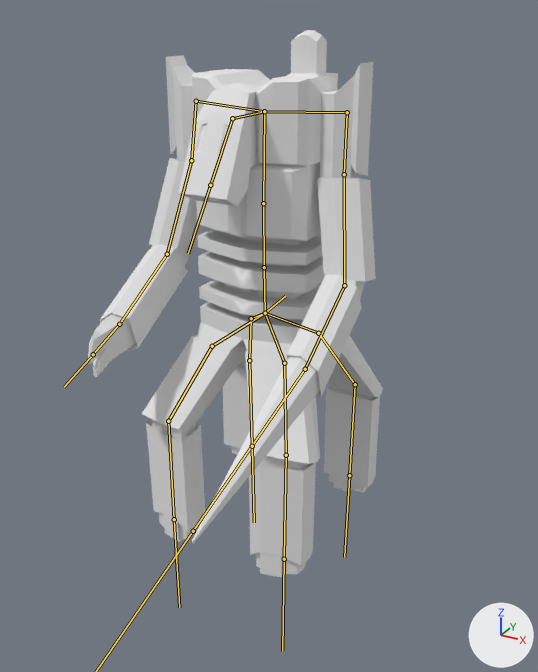
Two versions of the Blender file OutsideResources/Objects/Guard1.blend, one commit apart.
Before and after are seen from a 50 mm lens placed at (2.78, -4.99, 4.16), pointed at (0.2, -0.3, 1.81). The axes (+X, +Y, +Z) are drawn at lower right. The lights are the same throughout. The bones that bend it are drawn over the model as lines.

In view in the first picture: 'Robot'.
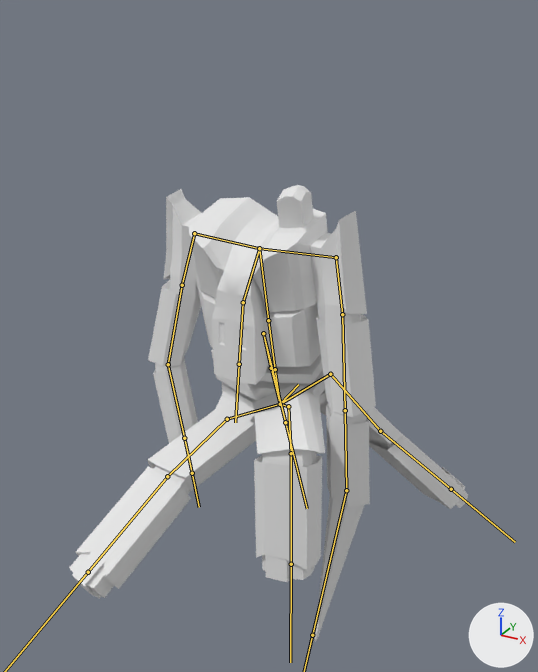
The newer file adds an action. The first version stands in its rest pose; the second is drawn at frame 55 of the action 'RobotDeath'.

Location of each change, [x1, y1, x2, y2] in pixels of the pictures (538 x 672 px):
```json
{"object": "Robot", "change": "posed", "before": [88, 30, 383, 577], "after": [69, 185, 468, 641], "on screen": "35% wider, 17% shorter"}
{"bone": "DefaultBone", "before": "(265, 313) to (285, 296)", "after": "(280, 404) to (298, 384)"}
{"bone": "Spine1", "before": "(265, 313) to (264, 267)", "after": "(280, 404) to (275, 369)"}
{"bone": "RightArm2", "before": "(196, 101) to (191, 160)", "after": "(194, 233) to (182, 285)"}
{"bone": "RightArm3", "before": "(191, 160) to (167, 254)", "after": "(182, 285) to (168, 364)"}
{"bone": "RightArm4", "before": "(167, 254) to (119, 324)", "after": "(168, 364) to (184, 438)"}
{"bone": "LeftArm2", "before": "(347, 112) to (344, 174)", "after": "(336, 257) to (342, 314)"}
{"bone": "LeftArm3", "before": "(344, 174) to (344, 285)", "after": "(342, 314) to (345, 410)"}
{"bone": "LeftArm4", "before": "(344, 285) to (305, 369)", "after": "(345, 410) to (346, 490)"}
{"bone": "Neck", "before": "(264, 111) to (232, 118)", "after": "(259, 248) to (243, 302)"}
{"bone": "Head", "before": "(232, 118) to (210, 185)", "after": "(243, 302) to (239, 364)"}
{"bone": "FrontLegLeft1", "before": "(265, 313) to (284, 363)", "after": "(280, 404) to (288, 406)"}
{"bone": "FrontLegLeft3", "before": "(286, 455) to (284, 559)", "after": "(291, 453) to (291, 564)"}
{"bone": "FrontLegRight1", "before": "(265, 313) to (212, 346)", "after": "(280, 404) to (227, 419)"}
{"bone": "FrontLegRight3", "before": "(168, 421) to (174, 519)", "after": "(167, 476) to (88, 572)"}
{"bone": "BackLegLeft1", "before": "(265, 313) to (318, 333)", "after": "(280, 404) to (330, 374)"}
{"bone": "BackLegLeft2", "before": "(318, 333) to (355, 384)", "after": "(330, 374) to (380, 431)"}
{"bone": "BackLegLeft3", "before": "(355, 384) to (349, 475)", "after": "(380, 431) to (451, 489)"}
{"bone": "BackLegRight1", "before": "(265, 313) to (251, 318)", "after": "(280, 404) to (271, 368)"}
{"bone": "BackLegRight2", "before": "(251, 318) to (249, 360)", "after": "(271, 368) to (263, 333)"}
{"bone": "BackLegRight3", "before": "(249, 360) to (252, 446)", "after": "(263, 333) to (285, 422)"}
```

The change, as JSON lines over the scene's bpy script:
```json
{"block": "bone_defaultbone", "where": "bone_defaultbone = bpy.data.objects['Armature'].pose.bones['DefaultBone']"}
{"op": "set", "path": "bone_defaultbone.location", "old": "(0.0, 0.0, 0.0)", "new": "(-1.002, 0.198, -0.064)"}
{"block": "bone_spine1", "where": "bone_spine1 = bpy.data.objects['Armature'].pose.bones['Spine1']  # child of 'DefaultBone'"}
{"op": "set", "path": "bone_spine1.rotation_quaternion", "old": "(1.0, 0.0, 0.0, 0.0)", "new": "(0.993, 0.115, -0.002, 0.0)", "note": "degrees (0, 0, 0) -> degrees (13, 0, 0)"}
{"block": "bone_rightarm2", "where": "bone_rightarm2 = bpy.data.objects['Armature'].pose.bones['RightArm2']  # child of 'RightArm1'"}
{"op": "set", "path": "bone_rightarm2.rotation_quaternion", "old": "(1.0, 0.0, 0.0, 0.0)", "new": "(0.983, 0.167, -0.045, -0.063)", "note": "degrees (0, 0, 0) -> degrees (20, -4, -8)"}
{"block": "bone_rightarm3", "where": "bone_rightarm3 = bpy.data.objects['Armature'].pose.bones['RightArm3']  # child of 'RightArm2'"}
{"op": "set", "path": "bone_rightarm3.rotation_quaternion", "old": "(1.0, 0.0, 0.0, 0.0)", "new": "(0.978, -0.171, -0.106, 0.051)", "note": "degrees (0, 0, 0) -> degrees (-21, -11, 8)"}
{"block": "bone_rightarm4", "where": "bone_rightarm4 = bpy.data.objects['Armature'].pose.bones['RightArm4']  # child of 'RightArm3'"}
{"op": "set", "path": "bone_rightarm4.rotation_quaternion", "old": "(1.0, 0.0, 0.0, 0.0)", "new": "(0.929, -0.332, -0.061, 0.153)", "note": "degrees (0, 0, 0) -> degrees (-39, -1, 19)"}
{"block": "bone_leftarm2", "where": "bone_leftarm2 = bpy.data.objects['Armature'].pose.bones['LeftArm2']  # child of 'LeftArm1'"}
{"op": "set", "path": "bone_leftarm2.rotation_quaternion", "old": "(1.0, 0.0, 0.0, 0.0)", "new": "(0.971, 0.167, 0.106, 0.136)", "note": "degrees (0, 0, 0) -> degrees (21, 9, 18)"}
{"block": "bone_leftarm3", "where": "bone_leftarm3 = bpy.data.objects['Armature'].pose.bones['LeftArm3']  # child of 'LeftArm2'"}
{"op": "set", "path": "bone_leftarm3.rotation_quaternion", "old": "(1.0, 0.0, 0.0, 0.0)", "new": "(0.956, -0.139, 0.162, -0.201)", "note": "degrees (0, 0, 0) -> degrees (-20, 15, -26)"}
{"block": "bone_leftarm4", "where": "bone_leftarm4 = bpy.data.objects['Armature'].pose.bones['LeftArm4']  # child of 'LeftArm3'"}
{"op": "set", "path": "bone_leftarm4.rotation_quaternion", "old": "(1.0, 0.0, 0.0, 0.0)", "new": "(0.928, -0.37, 0.018, 0.044)", "note": "degrees (0, 0, 0) -> degrees (-43, 4, 4)"}
{"block": "bone_neck", "where": "bone_neck = bpy.data.objects['Armature'].pose.bones['Neck']  # child of 'Spine3'"}
{"op": "set", "path": "bone_neck.rotation_quaternion", "old": "(1.0, 0.0, 0.0, 0.0)", "new": "(0.938, 0.348, 0.0, -0.004)", "note": "degrees (0, 0, 0) -> degrees (41, 0, 0)"}
{"block": "bone_head", "where": "bone_head = bpy.data.objects['Armature'].pose.bones['Head']  # child of 'Neck'"}
{"op": "set", "path": "bone_head.rotation_quaternion", "old": "(1.0, 0.0, 0.0, 0.0)", "new": "(0.976, -0.219, 0.0, 0.003)", "note": "degrees (0, 0, 0) -> degrees (-25, 0, 0)"}
{"block": "bone_frontlegleft1", "where": "bone_frontlegleft1 = bpy.data.objects['Armature'].pose.bones['FrontLegLeft1']  # child of 'DefaultBone'"}
{"op": "set", "path": "bone_frontlegleft1.rotation_quaternion", "old": "(1.0, 0.0, 0.0, 0.0)", "new": "(0.874, 0.407, 0.069, -0.256)", "note": "degrees (0, 0, 0) -> degrees (46, 19, -25)"}
{"block": "bone_frontlegleft3", "where": "bone_frontlegleft3 = bpy.data.objects['Armature'].pose.bones['FrontLegLeft3']  # child of 'FrontLegLeft2'"}
{"op": "set", "path": "bone_frontlegleft3.rotation_quaternion", "old": "(1.0, 0.0, 0.0, 0.0)", "new": "(0.891, -0.425, -0.063, 0.148)", "note": "degrees (0, 0, 0) -> degrees (-51, 1, 19)"}
{"block": "bone_frontlegright1", "where": "bone_frontlegright1 = bpy.data.objects['Armature'].pose.bones['FrontLegRight1']  # child of 'DefaultBone'"}
{"op": "set", "path": "bone_frontlegright1.rotation_quaternion", "old": "(1.0, 0.0, 0.0, 0.0)", "new": "(0.967, 0.23, 0.105, -0.044)", "note": "degrees (0, 0, 0) -> degrees (26, 13, -2)"}
{"block": "bone_frontlegright3", "where": "bone_frontlegright3 = bpy.data.objects['Armature'].pose.bones['FrontLegRight3']  # child of 'FrontLegRight2'"}
{"op": "set", "path": "bone_frontlegright3.rotation_quaternion", "old": "(1.0, 0.0, 0.0, 0.0)", "new": "(0.959, 0.272, 0.076, -0.019)", "note": "degrees (0, 0, 0) -> degrees (32, 9, 0)"}
{"block": "bone_backlegleft1", "where": "bone_backlegleft1 = bpy.data.objects['Armature'].pose.bones['BackLegLeft1']  # child of 'DefaultBone'"}
{"op": "set", "path": "bone_backlegleft1.rotation_quaternion", "old": "(1.0, 0.0, 0.0, 0.0)", "new": "(0.808, 0.085, 0.31, -0.495)", "note": "degrees (0, 0, 0) -> degrees (-12, 36, -67)"}
{"block": "bone_backlegleft2", "where": "bone_backlegleft2 = bpy.data.objects['Armature'].pose.bones['BackLegLeft2']  # child of 'BackLegLeft1'"}
{"op": "set", "path": "bone_backlegleft2.rotation_quaternion", "old": "(1.0, 0.0, 0.0, 0.0)", "new": "(0.787, -0.383, -0.213, 0.434)", "note": "degrees (0, 0, 0) -> degrees (-52, 0, 58)"}
{"block": "bone_backlegleft3", "where": "bone_backlegleft3 = bpy.data.objects['Armature'].pose.bones['BackLegLeft3']  # child of 'BackLegLeft2'"}
{"op": "set", "path": "bone_backlegleft3.rotation_quaternion", "old": "(1.0, 0.0, 0.0, 0.0)", "new": "(0.923, 0.121, 0.119, -0.347)", "note": "degrees (0, 0, 0) -> degrees (8, 18, -40)"}
{"block": "bone_backlegright1", "where": "bone_backlegright1 = bpy.data.objects['Armature'].pose.bones['BackLegRight1']  # child of 'DefaultBone'"}
{"op": "set", "path": "bone_backlegright1.rotation_quaternion", "old": "(1.0, 0.0, 0.0, 0.0)", "new": "(0.945, -0.04, -0.017, -0.325)", "note": "degrees (0, 0, 0) -> degrees (-4, -3, -38)"}
{"block": "bone_backlegright2", "where": "bone_backlegright2 = bpy.data.objects['Armature'].pose.bones['BackLegRight2']  # child of 'BackLegRight1'"}
{"op": "set", "path": "bone_backlegright2.rotation_quaternion", "old": "(1.0, 0.0, 0.0, 0.0)", "new": "(0.979, 0.061, -0.012, -0.194)", "note": "degrees (0, 0, 0) -> degrees (7, 0, -22)"}
{"block": "bone_backlegright3", "where": "bone_backlegright3 = bpy.data.objects['Armature'].pose.bones['BackLegRight3']  # child of 'BackLegRight2'"}
{"op": "set", "path": "bone_backlegright3.rotation_quaternion", "old": "(1.0, 0.0, 0.0, 0.0)", "new": "(0.765, -0.172, -0.06, 0.618)", "note": "degrees (0, 0, 0) -> degrees (-20, 7, 77)"}
```
